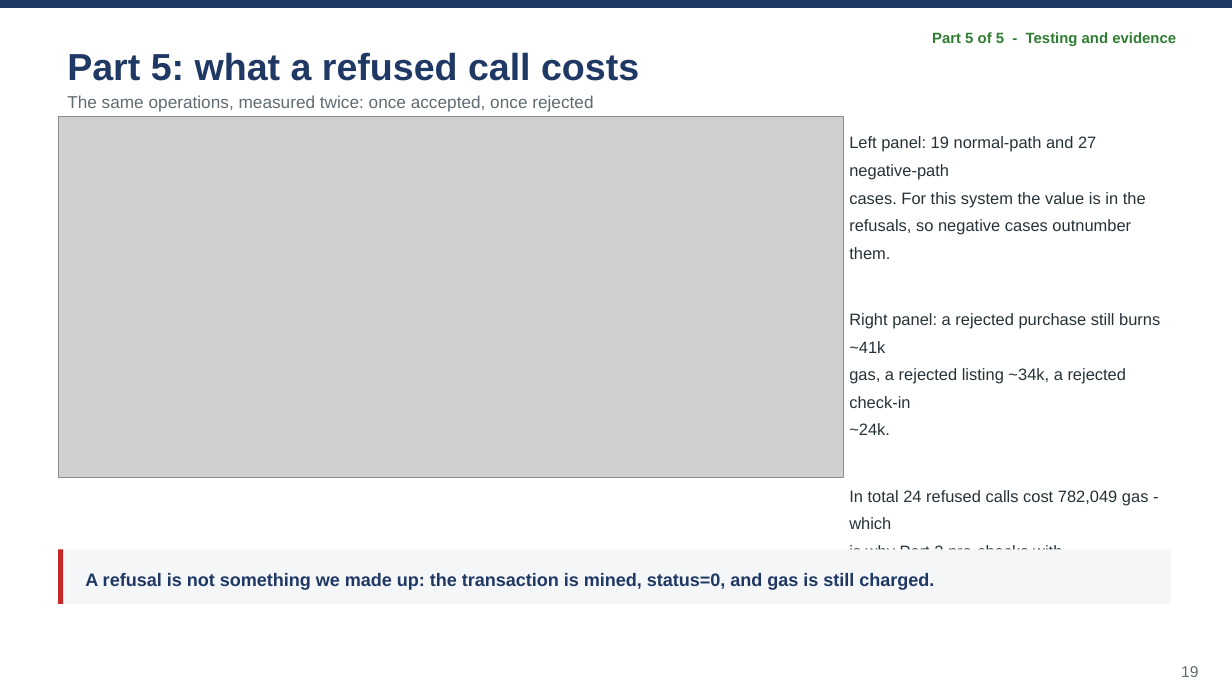
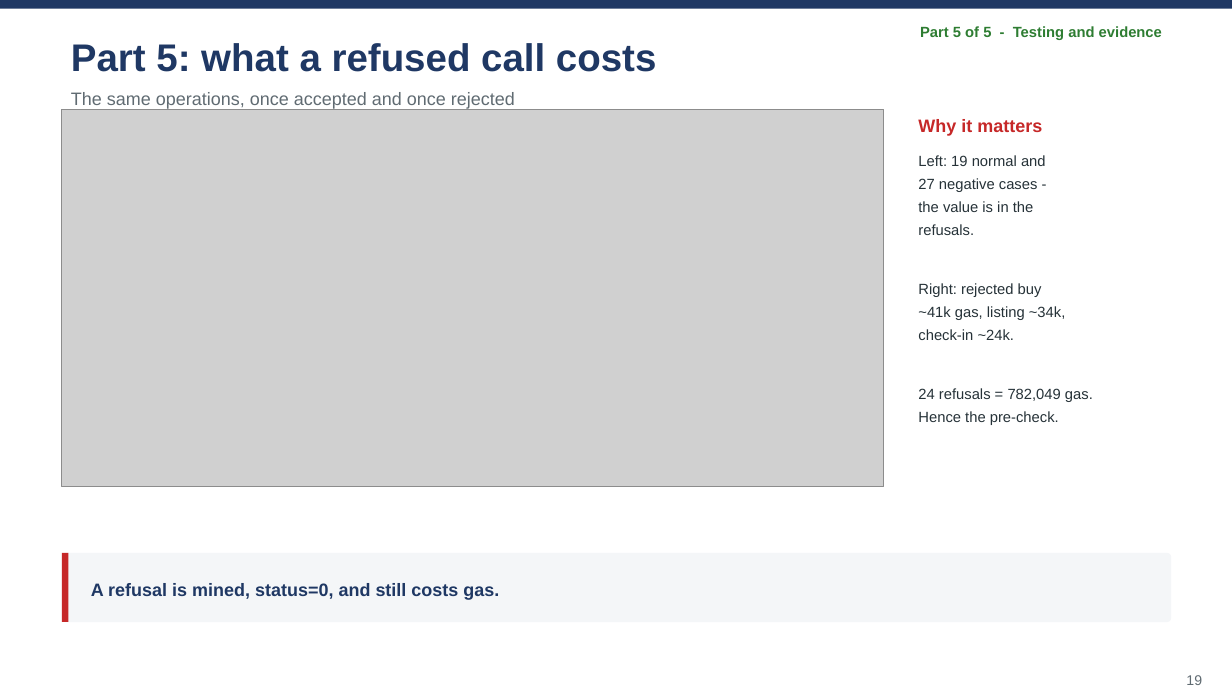
Before and after one commit to wangzai-dao/FTEC5520_AntiScalping, a slide deck: slide 19 of presentation/final_presentation.pptx. Drawn at 1232x693 pixels with LibreOffice and Linux fonts; fonts in the diff are those of the drawing; grey boxes stand for pictures. Boxes give left, top, right and bottom in pixels: in the first picture for what was removed or moved away, otherwise in the second. Text is boxed around its words. In the diff, an @@ line names an element or a change of style, - is before the commit and + after.

```diff
--- a/presentation/final_presentation.pptx
+++ b/presentation/final_presentation.pptx
@@ text "Part 5: what a refused ..." at [71,43,656,72]: size 29.3 to 30 pt; line spacing 1.25 to 1.15 @@
@@ text "Part 5 of 5 - ...": place and size @@
-text "Part 5 of 5 - ..." at [932,32,1176,46]
+text "Part 5 of 5 - ..." at [920,26,1162,40]
@@ text "Part 5 of 5 - ..." at [920,26,1162,40]: size 11.6 to 11.5 pt; line spacing 1.25 to 1.15 @@
@@ picture: place and size @@
-picture at [58,116,844,478]
+picture at [62,109,884,487]
@@ text at [71,92,515,109]: text changed; size 13.4 to 14 pt @@
-The same operations, measured twice: once accepted, once rejected
+The same operations, once accepted and once rejected
@@ text added at [918,119,1042,136], 14 pt, text #C62828, bold @@
+Why it matters
@@ text at [918,155,1093,425]: text changed; size 12.8 to 11.5 pt @@
-Left panel: 19 normal-path and 27 negative-path
-cases. For this system the value is in the
-refusals, so negative cases outnumber them.
-Right panel: a rejected purchase still burns ~41k
-gas, a rejected listing ~34k, a rejected check-in
-~24k.
-In total 24 refused calls cost 782,049 gas - which
-is why Part 2 pre-checks with canPurchase.
+Left: 19 normal and
+27 negative cases -
+the value is in the
+refusals.
+Right: rejected buy
+~41k gas, listing ~34k,
+check-in ~24k.
+24 refusals = 782,049 gas.
+Hence the pre-check.
@@ rounded rectangle: place and size @@
-rounded rectangle at [58,549,1172,604]
+rounded rectangle at [62,553,1172,622]
@@ rectangle: place and size @@
-rectangle at [58,549,64,604]
+rectangle at [62,553,68,622]
@@ text at [91,583,499,600]: text changed @@
-A refusal is not something we made up: the transaction is mined, status=0, and gas is still charged.
+A refusal is mined, status=0, and still costs gas.
@@ text "19": place and size @@
-text "19" at [1181,666,1198,677]
+text "19" at [1186,675,1202,685]
@@ text "19" at [1186,675,1202,685]: size 12.2 to 11 pt; line spacing 1.25 to 1.15 @@
```
Also in this commit, not shown: 22 other slides changed, 1 other file.
